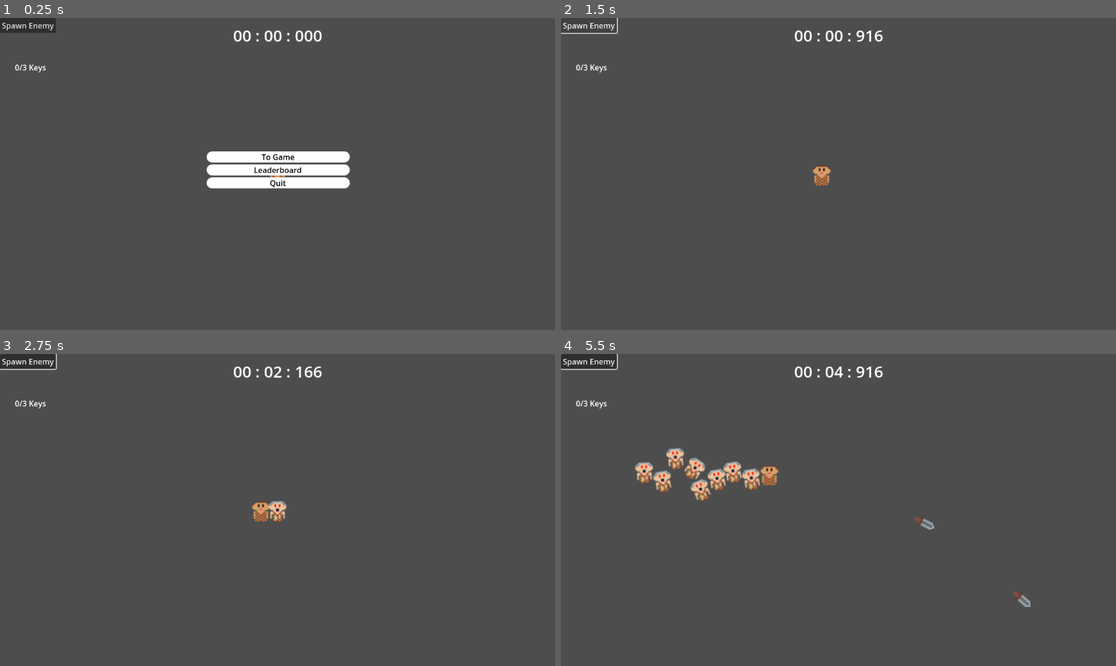
Above: before the commit, frames 1-4 (two rows, left to right).
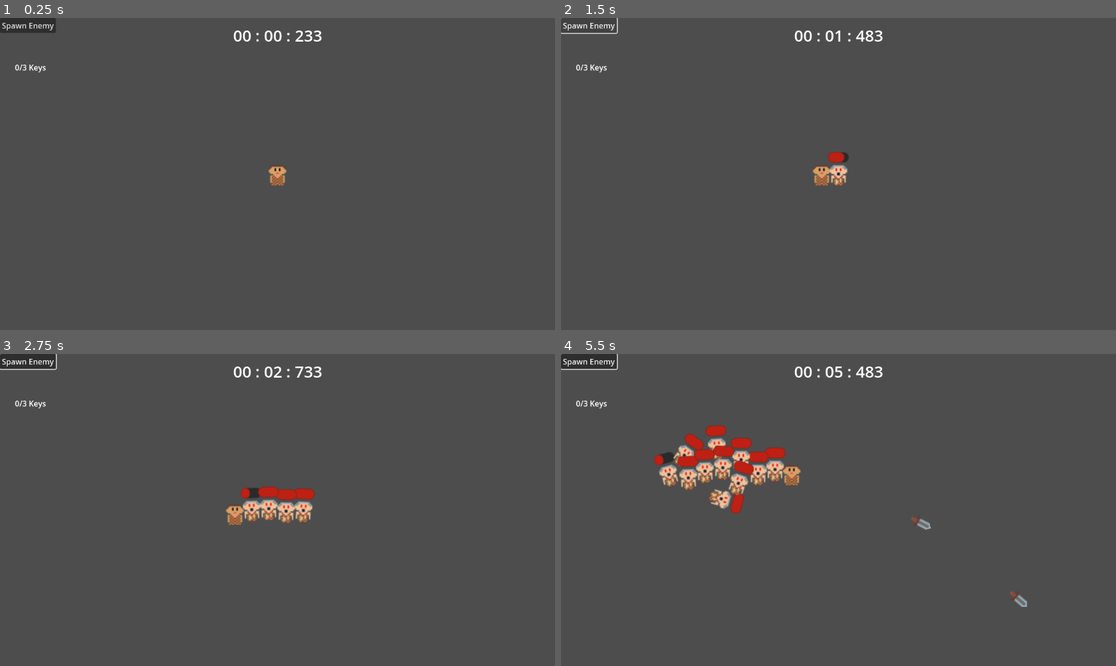
Above: after the commit, the same moments.

Repository: justaplummer/Jame-Gam
Game: Godot game, scene res://Scenes/game_controller.tscn
The game is run twice, just before and just after one commit, with the same random seed, the same clock (stepped at 60 frames per second) and the same inputs.
Inputs (mouse positions are in pixels of both pictures, inside the frame that each line leads up to):
- Up to frame 1 (0.25 s): no input
- Up to frame 2 (1.5 s): click (838, 158) at 0.5 s, where only the run before the commit has a clickable "To Game"; click "Spawn Enemy" at 1.25 s
- Up to frame 3 (2.75 s): tap Enter (ui_accept) at 2, 2.27 s; move the mouse to (399, 494) at 2.02 s; hold Right (ui_right) from 2.03 s (still down); tap Space (attack) at 2.1 s
- Up to frame 4 (5.5 s): move the mouse to (727, 525) at 2.77 s; release Right (ui_right) at 2.78 s; hold Down (ui_down) 2.78-3.53 s; tap Space (attack) every 0.75 s from 2.85 to 5.1 s; tap Enter (ui_accept) at 3.02, 4.52, 5.27 s; move the mouse to (894, 441) at 3.52 s; hold Right (ui_right) 3.53-4.28 s; move the mouse to (810, 572) at 4.27 s; hold Up (ui_up) 4.28-5.03 s; move the mouse to (1005, 556) at 5.02 s; hold Left (ui_left) from 5.03 s (still down)

The runs differ from the first frame. In frame 1, 2.9% of the frame differs, in the area x 37-64%, y 4-55%; in frame 2, 0.4%; in frame 3, 1.4%; in frame 4, 4.1%, in the area x 13-85%, y 4-82%.
Error in both runs: Invalid access to property or key 'player_identifier' on a base object of type 'Nil'. (res://Scripts/LootLocker.gd:72)

Commit message:
add enemy health bar

Diff:
--- a/Scenes/enemy.tscn
+++ b/Scenes/enemy.tscn
@@ -1,10 +1,18 @@
-[gd_scene load_steps=4 format=3 uid="uid://cgxr0ba6g16od"]
+[gd_scene load_steps=6 format=3 uid="uid://cgxr0ba6g16od"]
 
 [ext_resource type="Texture2D" uid="uid://cnahj14di43ap" path="res://Assets/sprite_Enemy.png" id="1_a7t3w"]
 [ext_resource type="Script" path="res://Scripts/enemy.gd" id="1_ddni5"]
+[ext_resource type="StyleBox" uid="uid://b36hkryp68b" path="res://Styles/health bar red.tres" id="3_iheq1"]
 
 [sub_resource type="RectangleShape2D" id="RectangleShape2D_kqtoj"]
 size = Vector2(12, 14)
+
+[sub_resource type="StyleBoxFlat" id="StyleBoxFlat_j8dxy"]
+bg_color = Color(0.165656, 0.165656, 0.165656, 1)
+corner_radius_top_left = 10
+corner_radius_top_right = 10
+corner_radius_bottom_right = 10
+corner_radius_bottom_left = 10
 
 [node name="Enemy" type="RigidBody2D" groups=["enemy"]]
 gravity_scale = 0.0
@@ -16,3 +24,13 @@
 
 [node name="Sprite2D" type="Sprite2D" parent="."]
 texture = ExtResource("1_a7t3w")
+
+[node name="ProgressBar" type="ProgressBar" parent="."]
+offset_left = -7.0
+offset_top = -15.0
+offset_right = 7.0
+offset_bottom = -8.0
+theme_override_styles/background = SubResource("StyleBoxFlat_j8dxy")
+theme_override_styles/fill = ExtResource("3_iheq1")
+step = 1.0
+show_percentage = false
--- a/Scripts/enemy.gd
+++ b/Scripts/enemy.gd
@@ -1,5 +1,24 @@
 extends RigidBody2D
 
+@onready var progress_bar: ProgressBar = $ProgressBar
+
+var curHealth = 0
+var maxHealth = 5
+
+func _ready() -> void:
+	curHealth = maxHealth
+	progress_bar.max_value = maxHealth
+	update_progress_bar()
 
 func on_hit():
+	curHealth -= 1
+	print("enemy health = ", curHealth)
+	update_progress_bar()
+	if curHealth <= 0:
+		enemy_killed()
+
+func enemy_killed():
 	queue_free()
+
+func update_progress_bar():
+	progress_bar.set_value_no_signal(curHealth)
--- a/Scripts/game_controller.gd
+++ b/Scripts/game_controller.gd
@@ -4,9 +4,13 @@
 @onready var main_menu: Control = $CanvasLayer/MainMenu
 @export var enemy_scene: PackedScene
 
+var hide_menu_on_on_start = true#set to false for normal running
+
 # Called when the node enters the scene tree for the first time.
 func _ready() -> void:
 	hud.toggle_timer()
+	if hide_menu_on_on_start:
+		toggle_menu()
 
 func _unhandled_input(_event: InputEvent) -> void:
 	if Input.is_action_just_pressed("quit"):
--- /dev/null
+++ b/Styles/health bar red.tres
@@ -0,0 +1,8 @@
+[gd_resource type="StyleBoxFlat" format=3 uid="uid://b36hkryp68b"]
+
+[resource]
+bg_color = Color(0.745098, 0.12549, 0.0745098, 1)
+corner_radius_top_left = 10
+corner_radius_top_right = 10
+corner_radius_bottom_right = 10
+corner_radius_bottom_left = 10
